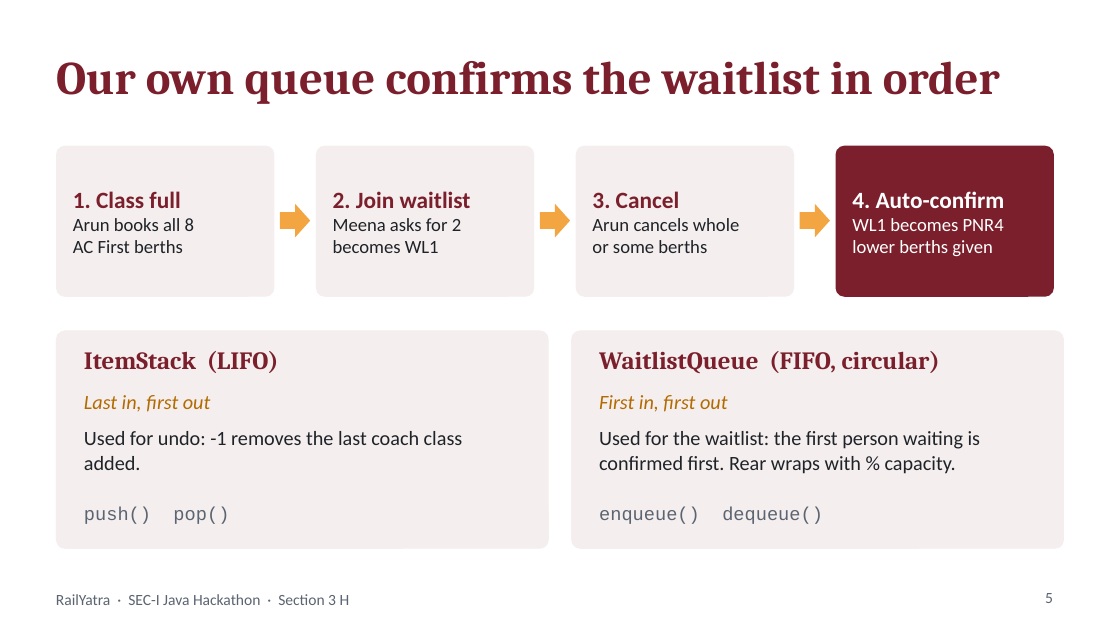
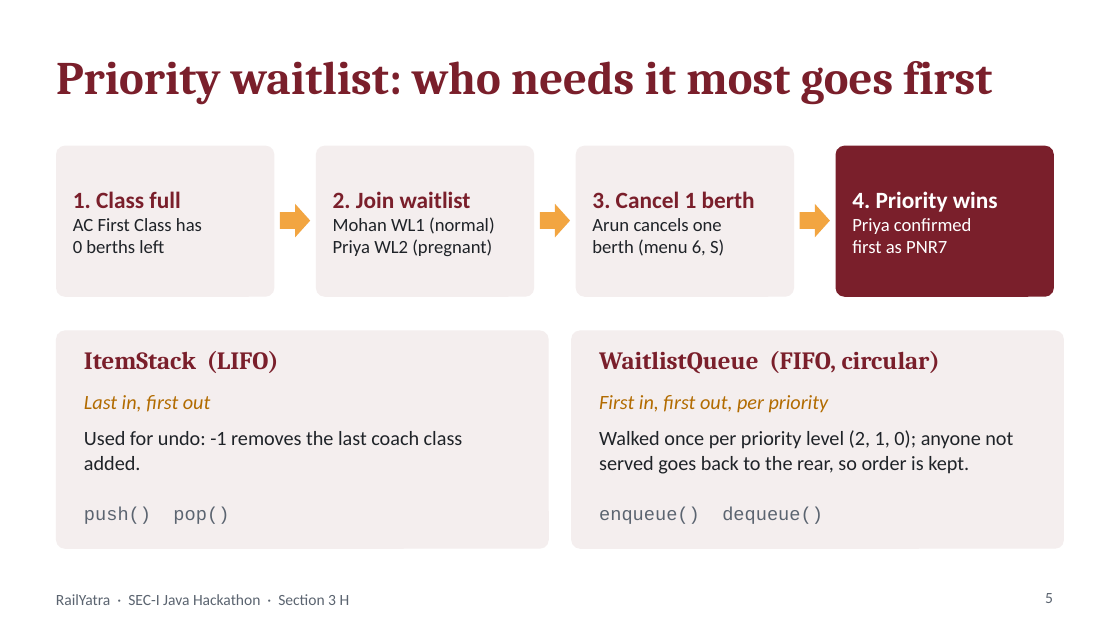
Before and after one commit to pandeylakshya207-max/RailYatra, a slide deck: slide 5 of RailYatra_Presentation.pptx. Drawn at 1120x630 pixels with LibreOffice and Linux fonts; fonts in the diff are those of the drawing. Boxes give left, top, right and bottom in pixels: in the first picture for what was removed or moved away, otherwise in the second. Text is boxed around its words. In the diff, an @@ line names an element or a change of style, - is before the commit and + after.

Commit message:
Add family seating, automatic berth swap, priority waitlist, choose-berth cancel, web app and Render deploy

```diff
--- a/RailYatra_Presentation.pptx
+++ b/RailYatra_Presentation.pptx
@@ title at [56,61,992,104]: text changed @@
-Our own queue confirms the waitlist in order
+Priority waitlist: who needs it most goes first
@@ text at [592,191,755,256]: text changed @@
-3. Cancel
-Arun cancels whole
-or some berths
+3. Cancel 1 berth
+Arun cancels one
+berth (menu 6, S)
@@ text at [852,191,998,253]: text changed @@
-4. Auto-confirm
-WL1 becomes PNR4
-lower berths given
+4. Priority wins
+Priya confirmed
+first as PNR7
@@ text at [73,218,202,253]: text changed @@
-Arun books all 8
-AC First berths
+AC First Class has
+0 berths left
@@ text at [333,217,495,256]: text changed @@
-Meena asks for 2
-becomes WL1
+Mohan WL1 (normal)
+Priya WL2 (pregnant)
@@ text at [599,395,829,413]: text changed @@
-First in, first out
+First in, first out, per priority
@@ text at [599,430,1013,474]: text changed @@
-Used for the waitlist: the first person waiting is confirmed first. Rear wraps with % capacity.
+Walked once per priority level (2, 1, 0); anyone not served goes back to the rear, so order is kept.
```
Also in this commit, not shown: 5 other slides changed, 18 other files.
